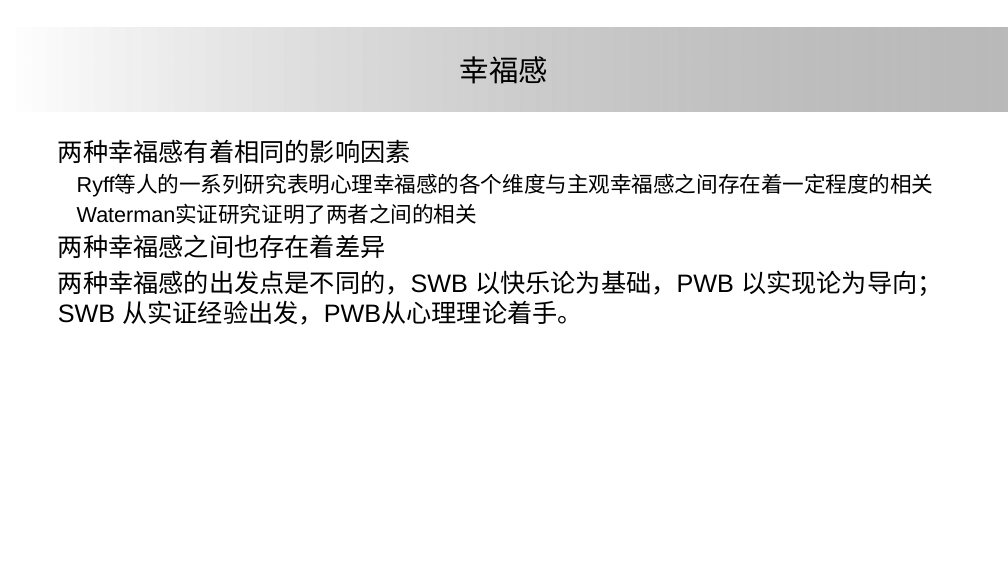
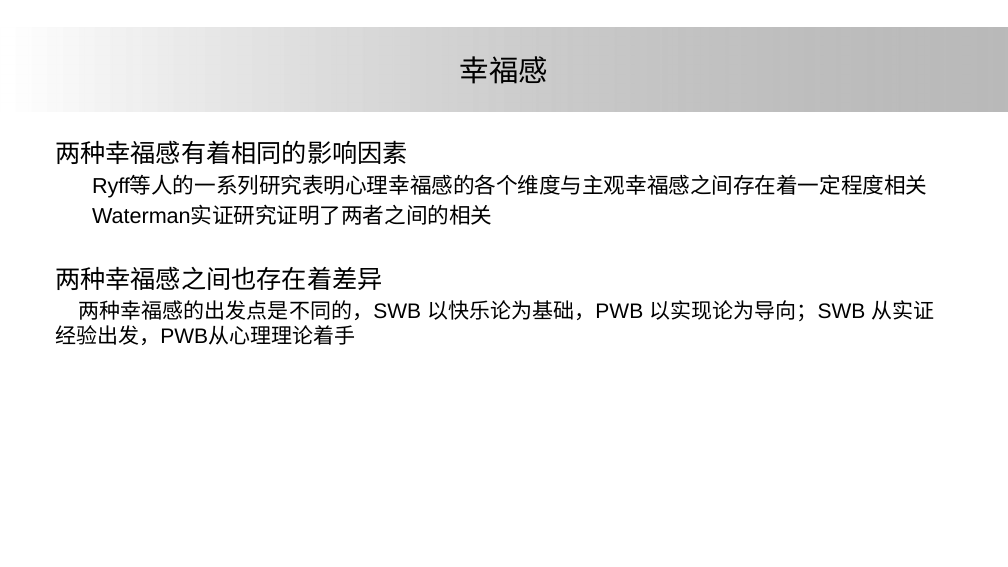
Before and after one commit to ElsaLuo/-, a slide deck: slide 4 of 我的坚果云/研究生搞学术/大论文/论文汇报/one.pptx. Drawn at 1008x567 pixels with LibreOffice and Linux fonts; fonts in the diff are those of the drawing; background and template pictures are left out. Boxes give left, top, right and bottom in pixels: in the first picture for what was removed or moved away, otherwise in the second. Text is boxed around its words. In the diff, an @@ line names an element or a change of style, - is before the commit and + after.

Commit message:
11.6-n

```diff
--- a/我的坚果云/研究生搞学术/大论文/论文汇报/one.pptx
+++ b/我的坚果云/研究生搞学术/大论文/论文汇报/one.pptx
@@ text at bbox=[92, 176, 927, 198]: text changed @@
-    Ryff等人的一系列研究表明心理幸福感的各个维度与主观幸福感之间存在着一定程度的相关
+    Ryff等人的一系列研究表明心理幸福感的各个维度与主观幸福感之间存在着一定程度相关
@@ text at bbox=[55, 300, 934, 345]: text changed; size 24 to 20 pt @@
-两种幸福感的出发点是不同的，SWB 以快乐论为基础，PWB 以实现论为导向；SWB 从实证经验出发，PWB从心理理论着手。
+两种幸福感的出发点是不同的，SWB 以快乐论为基础，PWB 以实现论为导向；SWB 从实证经验出发，PWB从心理理论着手
```
Also in this commit, not shown: 4 other slides changed, 10 slides added.
